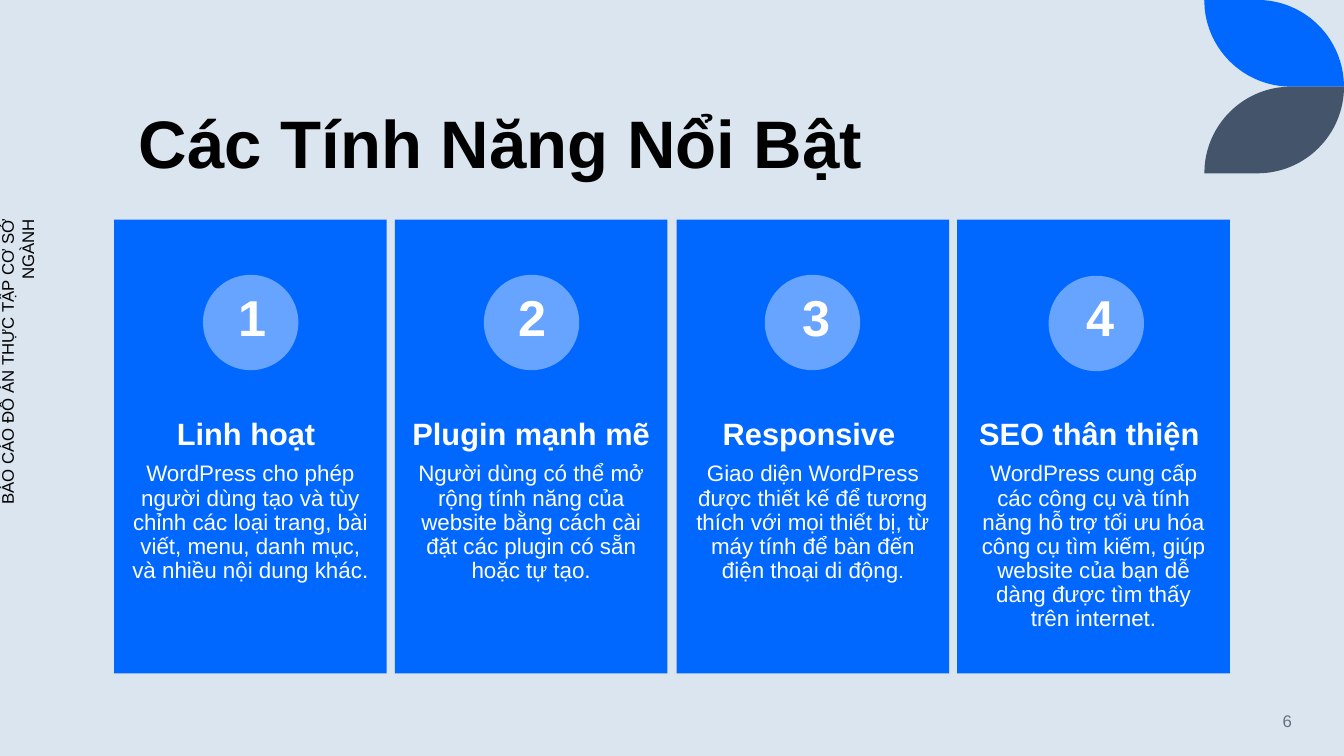
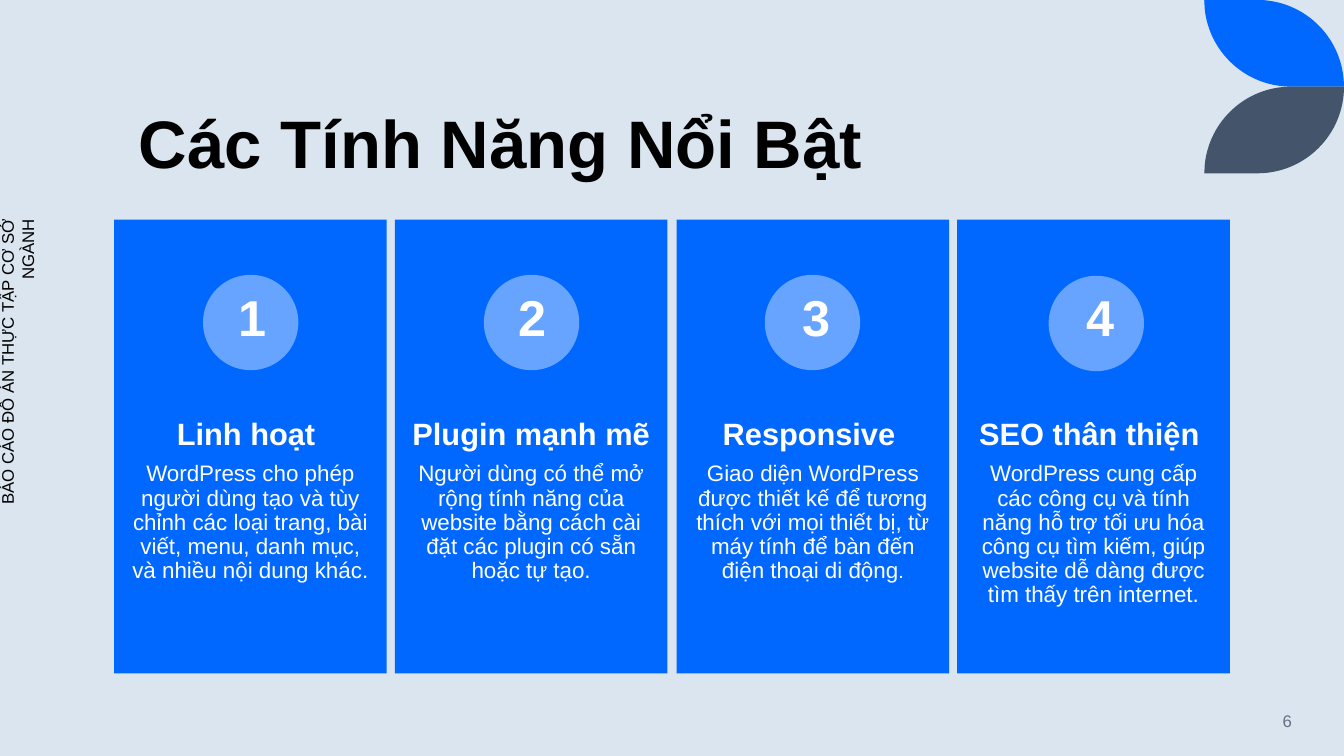
Before and after one commit to TrangThanhHieu/csn-da21ttb-trangthanhhieu-timhieuvathietkewebminhhoa-wordpress, a slide deck: slide 6 of thesis/csn-da21ttb-TrangThanhHieu.pptx. Drawn at 1344x756 pixels with LibreOffice and Linux fonts; fonts in the diff are those of the drawing. Boxes give left, top, right and bottom in pixels: in the first picture for what was removed or moved away, otherwise in the second. Text is boxed around its words. In the diff, an @@ line names an element or a change of style, - is before the commit and + after.

```diff
--- a/thesis/csn-da21ttb-TrangThanhHieu.pptx
+++ b/thesis/csn-da21ttb-TrangThanhHieu.pptx
@@ text at [982,464,1205,607]: text changed @@
-  WordPress cung cấp các công cụ và tính năng hỗ trợ tối ưu hóa công cụ tìm kiếm, giúp website của bạn dễ dàng được tìm thấy trên internet.
+  WordPress cung cấp các công cụ và tính năng hỗ trợ tối ưu hóa công cụ tìm kiếm, giúp website dễ dàng được tìm thấy trên internet.
```
Also in this commit, not shown: 7 other slides changed, 3 slides added, 1 slide removed, 1 other file.
